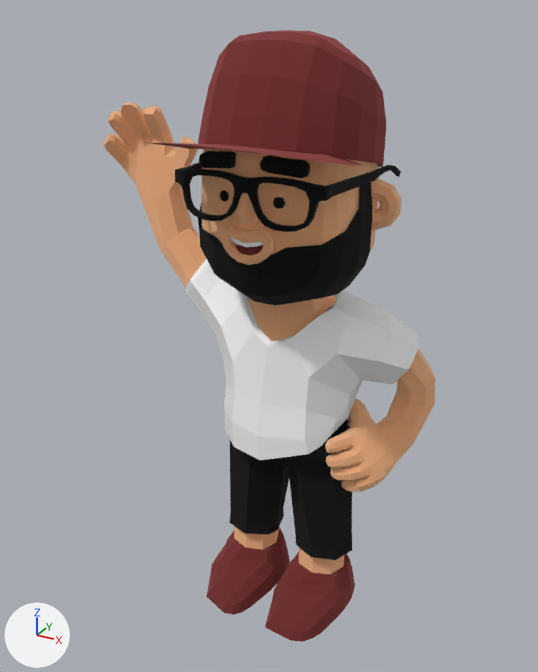
The glTF model model/3d-model.glb as it was, and as the next commit left it.
Rendered twice from a 50 mm camera at (104.4, -75.3, 84.1) aimed at (59.6, 6.0, 43.4). Arrows for +X, +Y and +Z are at lower left; the lights stay in place. Where no turn or scale is listed for an object, it has been applied to the vertices. Vertices at the same position are counted once.

Names of what the first picture shows: 'Full'.
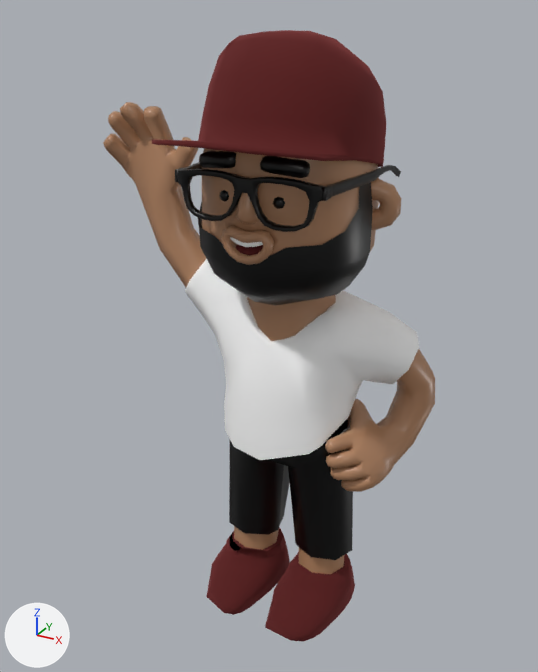
The newer file is also rescaled (x0.0597), turned or shifted as a whole; pictures and numbers use the older file's frame.

Boxes [x1, y1, x2, y2] around the edits, measured in the pictures (538 x 672 px):
```json
{"object": "Full", "change": "recoloured, surface changed, reshaped", "before": [103, 30, 435, 642], "after": [103, 30, 435, 642]}
{"part": 1, "of": "me_red_001", "change": "cut back", "before": [145, 141, 362, 202], "after": [152, 140, 357, 202]}
{"part": 2, "of": "me_red_001", "change": "cut back", "before": [229, 429, 352, 560], "after": [229, 429, 353, 560]}
```

The change, as JSON lines over the scene's bpy script:
```json
{"op": "set", "path": "mat_red.base_color", "old": "(0.388, 0.102, 0.102)", "new": "(0.275, 0.0627, 0.0627)", "note": "brown #a75a5a -> brown #8f4747"}
{"op": "set", "path": "mat_black.roughness", "old": "1.0", "new": "0.37"}
{"op": "set", "path": "mat_skin.metallic", "old": "1.0", "new": "0.0"}
{"op": "set", "path": "mat_skin.base_color", "old": "(0.961, 0.69, 0.455)", "new": "(0.455, 0.235, 0.125)", "note": "beige #fbd8b4 -> orange #b48563"}
{"op": "set", "path": "mat_skin.roughness", "old": "1.0", "new": "0.37"}
{"block": "me_red_001", "where": "# used by ob_full; location = (60.9, 3.9, 52.0)"}
{"op": "remove", "block": "me_red_001", "code": "me_red_001.from_pydata(...)  # 2256 vertices, 4056 faces; spans x -28.4..19.4, y -17.5..15.9, z -51.6..29.8"}
{"op": "add", "block": "me_red_001", "code": "me_red_001.from_pydata(...)  # 2206 vertices, 3960 faces; spans x -28.4..19.4, y -17.3..15.9, z -51.6..29.8"}
{"block": "me_red_001", "change": "me_red_001 part 1"}
{"block": "me_red_001", "change": "50 vertices are removed from x -9.3..11.9, y -17.5..0.6, z 13.2..19.8"}
{"block": "me_red_001", "change": "151 faces are deleted"}
{"block": "me_red_001", "change": "11 vertices are added at x -8.7..11.4, y -17.3..-9.5, z 17.9..20.0"}
{"block": "me_red_001", "change": "5 new vertices lie (0.0, -8.9, 1.4) away from vertices in x -7.2..7.1, y -8.4..-4.4, z 17.8..18.3"}
{"block": "me_red_001", "change": "46 new faces join them, mat_red (brown #8f4747)"}
{"block": "me_red_001", "change": "41 new faces join them, mat_black (black #353535)"}
{"block": "me_red_001", "change": "me_red_001 part 2"}
{"block": "me_red_001", "change": "16 vertices are removed from x -9.2..11.2, y 0.7..8.9, z -40.2..-39.9"}
{"block": "me_red_001", "change": "64 faces are deleted"}
{"block": "me_red_001", "change": "32 new faces join them, mat_black (black #353535)"}
{"block": "me_red_001", "change": "me_red_001 part 3: the surface is now shaded smooth"}
```
